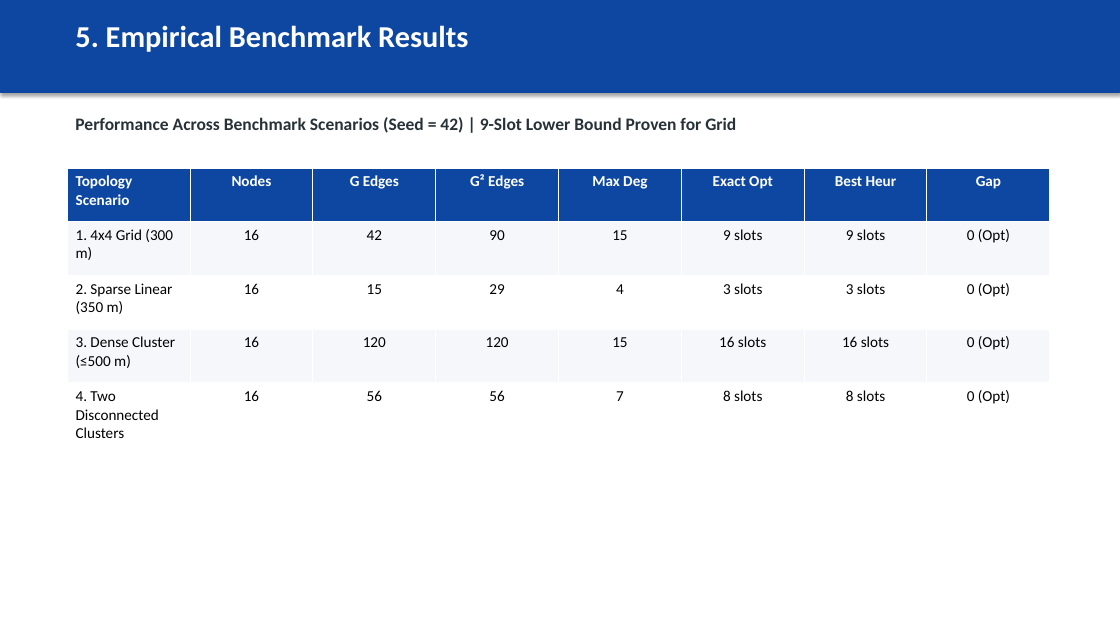
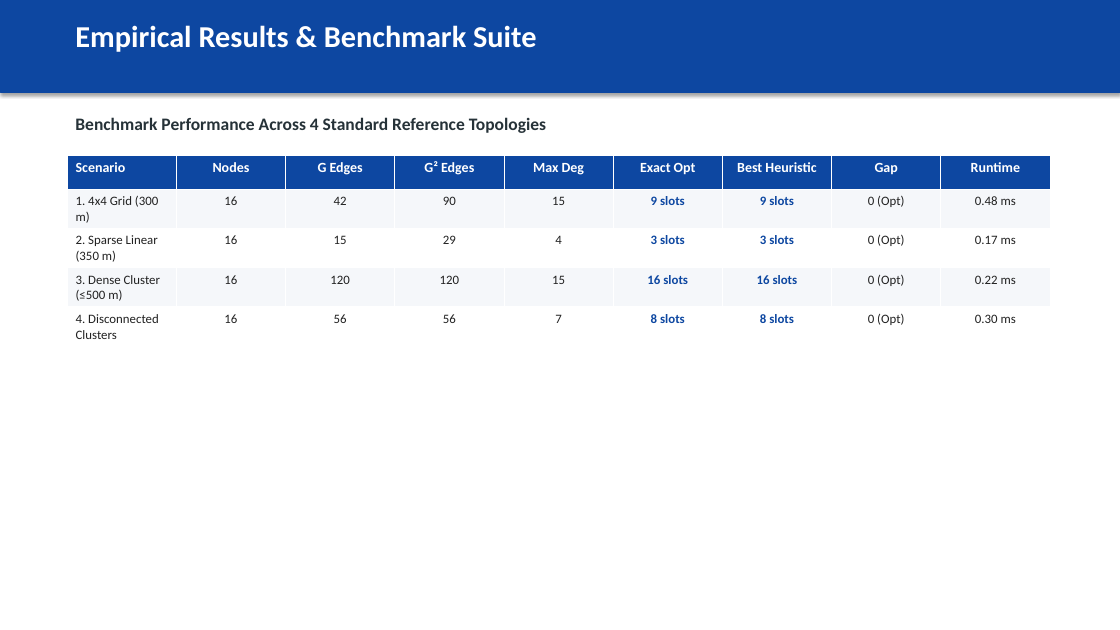
Before and after one commit to athishio/tdma-schedule-optimizer, a slide deck: slide 6 of docs/presentation.pptx. Drawn at 1120x630 pixels with LibreOffice and Linux fonts; fonts in the diff are those of the drawing. Boxes give left, top, right and bottom in pixels: in the first picture for what was removed or moved away, otherwise in the second. Text is boxed around its words. In the diff, an @@ line names an element or a change of style, - is before the commit and + after.

```diff
--- a/docs/presentation.pptx
+++ b/docs/presentation.pptx
@@ text at [75, 25, 536, 52]: text changed @@
-5. Empirical Benchmark Results
+Empirical Results & Benchmark Suite
@@ text at [75, 117, 546, 133]: text changed @@
-Performance Across Benchmark Scenarios (Seed = 42) | 9-Slot Lower Bound Proven for Grid
+Benchmark Performance Across 4 Standard Reference Topologies
@@ table at [67, 155, 1050, 343] @@
-column 1, row 1: Topology Scenario
+column 1, row 1: Scenario
-column 1, row 5: 4. Two Disconnected Clusters
+column 1, row 5: 4. Disconnected Clusters
-column 7, row 1: Best Heur
+column 7, row 1: Best Heuristic
+column 9: Runtime | 0.48 ms | 0.17 ms | 0.22 ms | 0.30 ms
@@ table: place and size @@
-table at [67, 168, 1049, 442]
+table at [67, 155, 1050, 343]
```
Also in this commit, not shown: 9 other slides changed, 9 other files.
